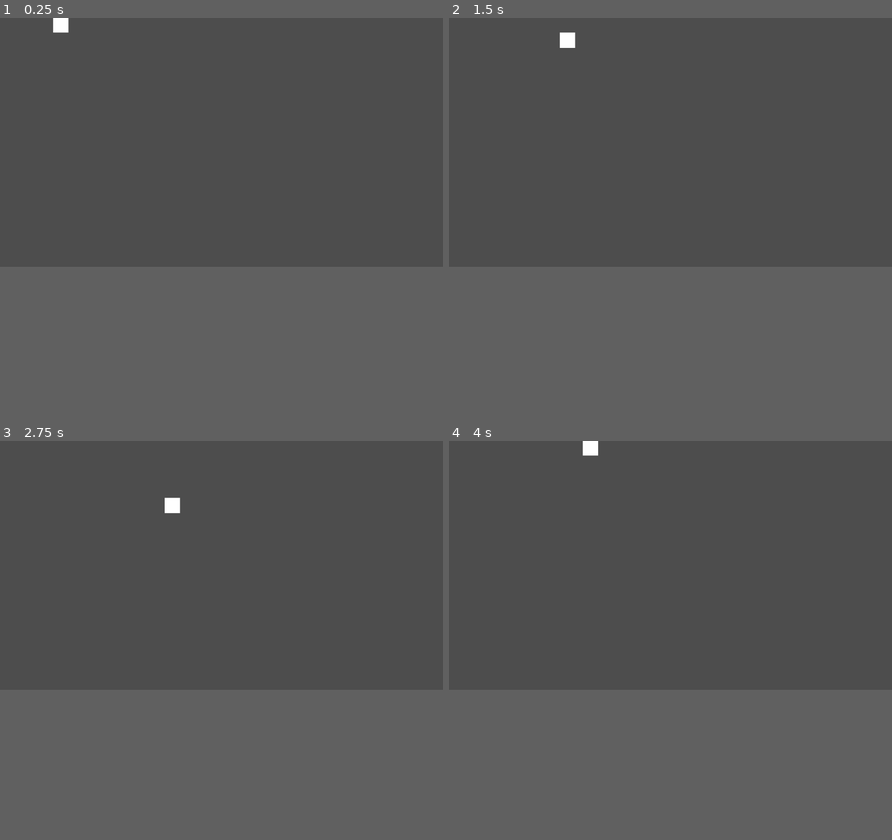
Above: before the commit, frames 1-4 (two rows, left to right).
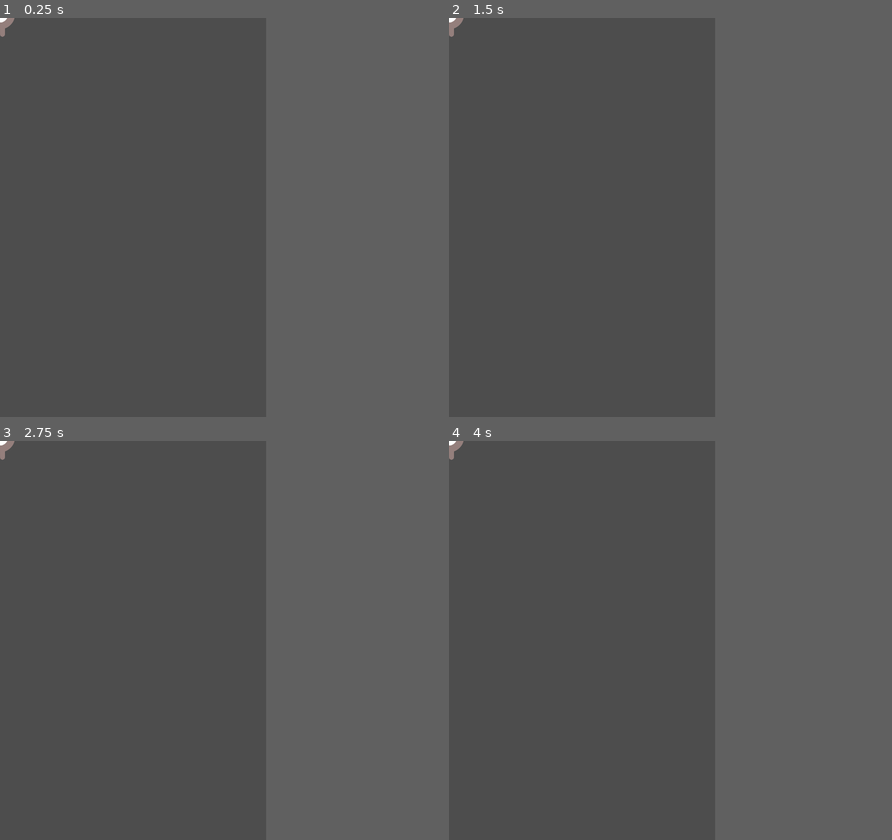
Above: after the commit, the same moments.

Repository: damylolae/Coin-Game
Game: Godot game, scene res://scenes/main.tscn
Two runs of this game, one before a commit and one after it. Both use one fixed random seed, a clock stepped at 60 frames per second and the inputs below.
Inputs:
- Up to frame 1 (0.25 s): no input
- Up to frame 2 (1.5 s): tap Enter at 0.5 s; hold Right (ui_right) 0.53-1.28 s; hold Down (ui_down) from 1.28 s (still down)
- Up to frame 3 (2.75 s): release Down (ui_down) at 2.03 s; hold Right (ui_right) from 2.03 s (still down)
- Up to frame 4 (4 s): release Right (ui_right) at 2.78 s; hold Up (ui_up) 2.78-3.53 s; hold Left (ui_left) from 3.53 s (still down)
In our replay, the window is 799x449 before the commit and 480x720 after it. These sizes can differ from the game's own. Grey fills any space a smaller window leaves; there, only what the larger window draws over its background counts as a difference.

The runs differ from the first frame. In frame 1, 0.2% of the frame differs, in the area x 0-16%, y 0-5%; in frame 2, 0.2%; in frame 3, 0.2%, in the area x 0-41%, y 0-19%; in frame 4, 0.2%.

Commit message:
game change

Diff:
--- a/project.godot
+++ b/project.godot
@@ -8,13 +8,36 @@
 
 config_version=5
 
+[animation]
+
+compatibility/default_parent_skeleton_in_mesh_instance_3d=true
+
 [application]
 
 config/name="Coins"
 run/main_scene="uid://c26gox05xmbq"
-config/features=PackedStringArray("4.5", "Mobile")
+config/features=PackedStringArray("4.7", "Mobile")
 config/icon="res://icon.svg"
+
+[display]
+
+window/size/viewport_width=480
+window/size/viewport_height=720
+window/stretch/mode="canvas_items"
+
+[input]
+
+ui_graph_follow_right.macos={
+"deadzone": 0.5,
+"events": []
+}
+move_right={
+"deadzone": 0.2,
+"events": [Object(InputEventKey,"resource_local_to_scene":false,"resource_name":"","device":16,"window_id":0,"alt_pressed":false,"shift_pressed":false,"ctrl_pressed":false,"meta_pressed":false,"pressed":false,"keycode":0,"physical_keycode":4194321,"key_label":0,"unicode":0,"location":0,"echo":false,"script":null)
+]
+}
 
 [rendering]
 
 renderer/rendering_method="mobile"
+textures/vram_compression/import_etc2_astc=true
--- a/scenes/coin.tscn
+++ /dev/null
@@ -1,15 +0,0 @@
-[gd_scene load_steps=3 format=3 uid="uid://b7onmgiex2mk8"]
-
-[ext_resource type="Script" uid="uid://d1ht1wteuh6ps" path="res://scripts/coin.gd" id="1_rwqht"]
-
-[sub_resource type="RectangleShape2D" id="RectangleShape2D_kahox"]
-
-[node name="Coin" type="Area2D"]
-script = ExtResource("1_rwqht")
-
-[node name="Sprite2D" type="Sprite2D" parent="."]
-
-[node name="CollisionShape2D" type="CollisionShape2D" parent="."]
-shape = SubResource("RectangleShape2D_kahox")
-
-[connection signal="body_entered" from="." to="." method="_on_body_entered"]
--- a/scenes/main.tscn
+++ b/scenes/main.tscn
@@ -1,26 +1,52 @@
-[gd_scene load_steps=4 format=3 uid="uid://c26gox05xmbq"]
+[gd_scene format=3 uid="uid://c26gox05xmbq"]
 
-[ext_resource type="PackedScene" uid="uid://do3463xcih4u" path="res://scenes/player.tscn" id="1_o5qli"]
 [ext_resource type="Script" uid="uid://vfe2lu5b1imi" path="res://scripts/main.gd" id="1_sugp2"]
-[ext_resource type="PackedScene" uid="uid://b7onmgiex2mk8" path="res://scenes/coin.tscn" id="2_0wfyh"]
+[ext_resource type="Script" uid="uid://5kxoh7km2tkl" path="res://scenes/player.gd" id="2_tefeu"]
+[ext_resource type="Texture2D" uid="uid://btmnlnromjldc" path="res://art/playerGrey_up1.png" id="3_tefeu"]
+[ext_resource type="Texture2D" uid="uid://csgtsmno45r4h" path="res://art/playerGrey_up2.png" id="4_o6xl0"]
+[ext_resource type="Texture2D" uid="uid://687a5tr8ky3b" path="res://art/playerGrey_walk1.png" id="5_tipki"]
+[ext_resource type="Texture2D" uid="uid://csqk1nkxnphun" path="res://art/playerGrey_walk2.png" id="6_85g3d"]
 
-[node name="Main" type="Node2D"]
+[sub_resource type="SpriteFrames" id="SpriteFrames_bx8n8"]
+animations = [{
+"frames": [{
+"duration": 1.0,
+"texture": ExtResource("3_tefeu")
+}, {
+"duration": 1.0,
+"texture": ExtResource("4_o6xl0")
+}],
+"loop": 1,
+"name": &"up",
+"speed": 5.0
+}, {
+"frames": [{
+"duration": 1.0,
+"texture": ExtResource("5_tipki")
+}, {
+"duration": 1.0,
+"texture": ExtResource("6_85g3d")
+}],
+"loop": 1,
+"name": &"walk",
+"speed": 5.0
+}]
+
+[sub_resource type="CapsuleShape2D" id="CapsuleShape2D_bx8n8"]
+radius = 28.0
+height = 74.0
+
+[node name="Main" type="Node2D" unique_id=1552292438]
 script = ExtResource("1_sugp2")
 
-[node name="Player" parent="." groups=["player"] instance=ExtResource("1_o5qli")]
-position = Vector2(138, -2)
+[node name="Player" type="Area2D" parent="." unique_id=564023115]
+script = ExtResource("2_tefeu")
+metadata/_edit_group_ = true
 
-[node name="Coin" parent="." groups=["coins"] instance=ExtResource("2_0wfyh")]
+[node name="AnimatedSprite2D" type="AnimatedSprite2D" parent="Player" unique_id=779594721]
+scale = Vector2(0.5, 0.5)
+sprite_frames = SubResource("SpriteFrames_bx8n8")
+animation = &"walk"
 
-[node name="Coin2" parent="." groups=["coins"] instance=ExtResource("2_0wfyh")]
-
-[node name="Coin3" parent="." groups=["coins"] instance=ExtResource("2_0wfyh")]
-position = Vector2(97, 74)
-
-[node name="CanvasLayer" type="CanvasLayer" parent="."]
-
-[node name="ScoreLabel" type="Label" parent="CanvasLayer"]
-offset_left = 120.0
-offset_top = 60.0
-offset_right = 160.0
-offset_bottom = 181.0
+[node name="CollisionShape2D" type="CollisionShape2D" parent="Player" unique_id=276748260]
+shape = SubResource("CapsuleShape2D_bx8n8")
--- /dev/null
+++ b/scenes/player.gd
@@ -0,0 +1,6 @@
+extends Area2D
+
+@export var speed = 500 # How fast the player will move (pixels/sec).
+var screen_size # Size of the game window.
+func _ready():
+	screen_size = get_viewport_rect().size # is called when a node enters the scene tree, which is a good time to find the size of the game window:
--- a/scenes/player.tscn
+++ /dev/null
@@ -1,15 +0,0 @@
-[gd_scene load_steps=3 format=3 uid="uid://do3463xcih4u"]
-
-[ext_resource type="Script" uid="uid://dxaa6x0xd0uyj" path="res://scripts/player.gd" id="1_3vyb7"]
-
-[sub_resource type="RectangleShape2D" id="RectangleShape2D_sh265"]
-
-[node name="Player" type="CharacterBody2D"]
-script = ExtResource("1_3vyb7")
-
-[node name="ColorRect" type="ColorRect" parent="."]
-offset_right = 40.0
-offset_bottom = 40.0
-
-[node name="CollisionShape2D" type="CollisionShape2D" parent="."]
-shape = SubResource("RectangleShape2D_sh265")
--- a/scripts/coin.gd
+++ /dev/null
@@ -1,16 +0,0 @@
-extends Area2D
-signal collected
-
-# Called when the node enters the scene tree for the first time.
-func _ready() -> void:
-	pass # Replace with function body.
-
-
-# Called every frame. 'delta' is the elapsed time since the previous frame.
-func _process(delta: float) -> void:
-	pass
-
-func _on_body_entered(body):
-	if body.is_in_group("player"):
-		collected.emit()
-		queue_free()
--- a/scripts/player.gd
+++ /dev/null
@@ -1,7 +0,0 @@
-extends CharacterBody2D
-const SPEED = 200
-
-func _physics_process(delta):
-	var direction = Input.get_vector("ui_left", "ui_right", "ui_up", "ui_down")
-	velocity = direction * SPEED
-	move_and_slide()
Not shown, added: art/House In a Forest Loop.ogg.import
Binary file added: art/enemyFlyingAlt_1.png
Not shown, added: art/enemyFlyingAlt_1.png.import
Binary file added: art/enemyFlyingAlt_2.png
Not shown, added: art/enemyFlyingAlt_2.png.import
Binary file added: art/enemySwimming_1.png
Not shown, added: art/enemySwimming_1.png.import
Binary file added: art/enemySwimming_2.png
Not shown, added: art/enemySwimming_2.png.import
Binary file added: art/enemyWalking_1.png
Not shown, added: art/enemyWalking_1.png.import
Binary file added: art/enemyWalking_2.png
(and 19 more such lines)
